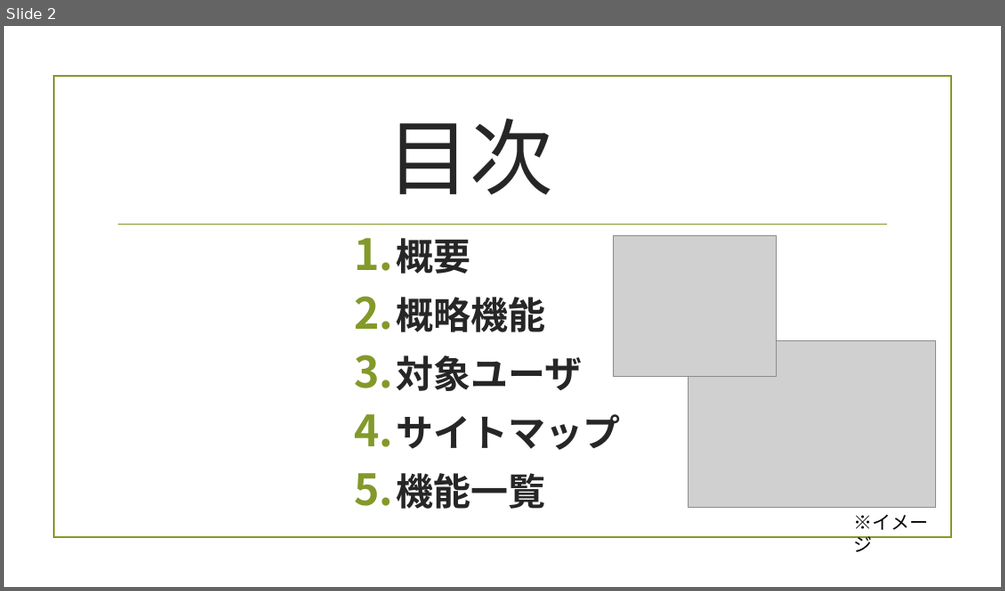
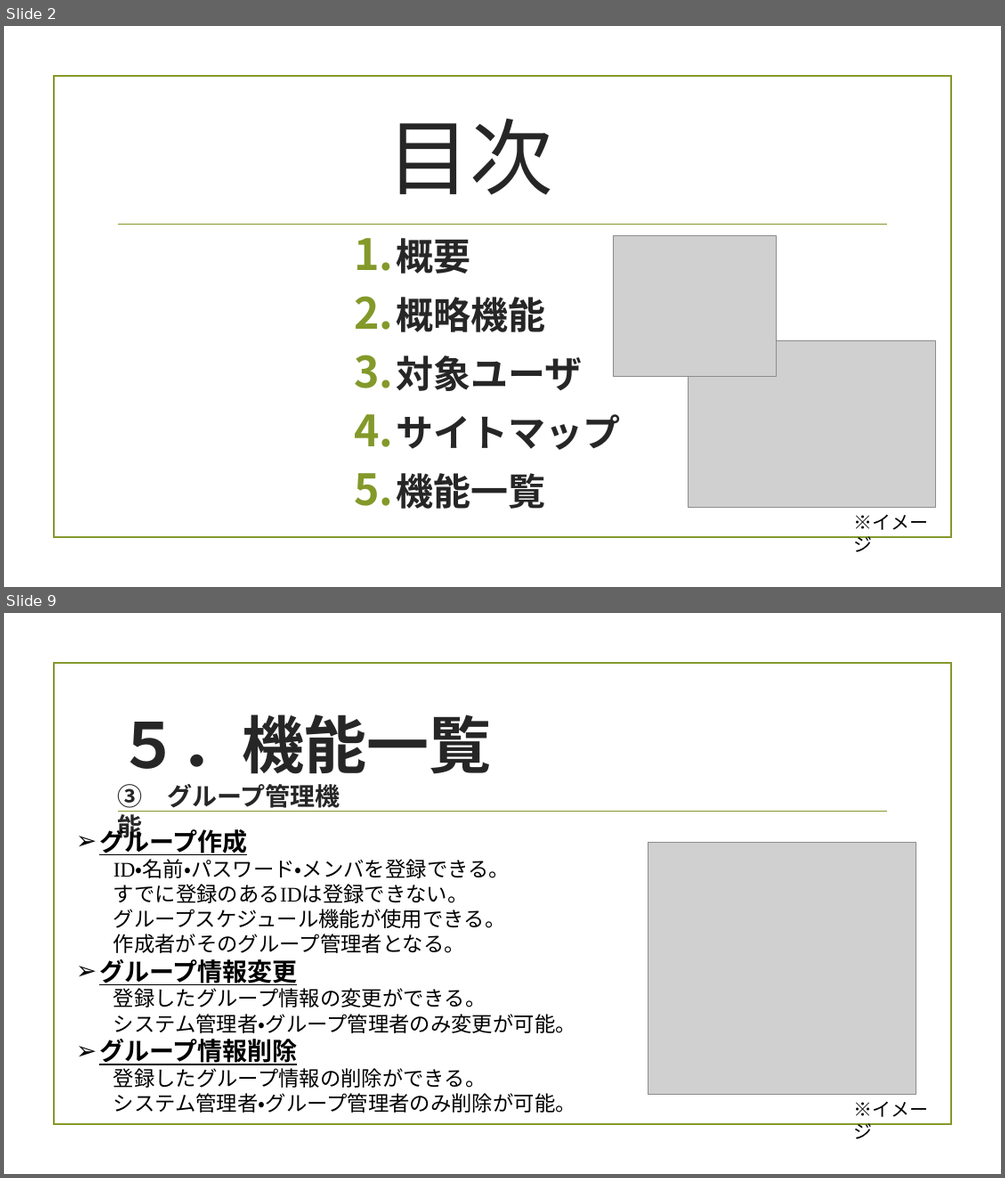
Before and after one commit to ShinjiTanaka2016/originalSite_WeCalendar, a slide deck: WeCalendar/WeCalendar概要書.pptx. Shown one above the other, each under a label of ours: slide 2 before the commit, slides 2 and 9 after it; the slides between them are not shown. The pictures are 1005x591 and 1005x1178 pixels, drawn with LibreOffice and Linux fonts; fonts in the diff are those of the drawing; grey boxes stand for pictures; background and template pictures are left out. Boxes give left, top, right and bottom in pixels: in the first picture for what was removed or moved away, otherwise in the second. Text is boxed around its words. In the diff, an @@ line names an element or a change of style, - is before the commit and + after.

```diff
--- a/WeCalendar/WeCalendar概要書.pptx
+++ b/WeCalendar/WeCalendar概要書.pptx
@@ slide 9 added at box(4, 613, 1001, 1174), background picture (left out); not listed: 2 template elements that a slide beside it also shows @@
@@ text added at box(117, 714, 491, 774), 60 pt, text #262626, bold @@
+５．機能一覧
@@ text added at box(117, 784, 340, 843), 24 pt, text #262626, bold @@
+③ グループ管理機能
@@ text added at box(99, 826, 576, 1112), 20 pt, text #000000 @@
+➢ グループ作成
+ID・名前・パスワード・メンバを登録できる。
+すでに登録のあるIDは登録できない。
+グループスケジュール機能が使用できる。
+作成者がそのグループ管理者となる。
+➢ グループ情報変更
+登録したグループ情報の変更ができる。
+システム管理者・グループ管理者のみ変更が可能。
+➢ グループ情報削除
+登録したグループ情報の削除ができる。
+システム管理者・グループ管理者のみ削除が可能。
@@ picture added at box(648, 842, 916, 1094) @@
@@ text added at box(854, 1101, 929, 1139), 18 pt, text #000000 @@
+※イメージ
```
Also in this commit, not shown: 4 slides changed, 4 other slides added.
